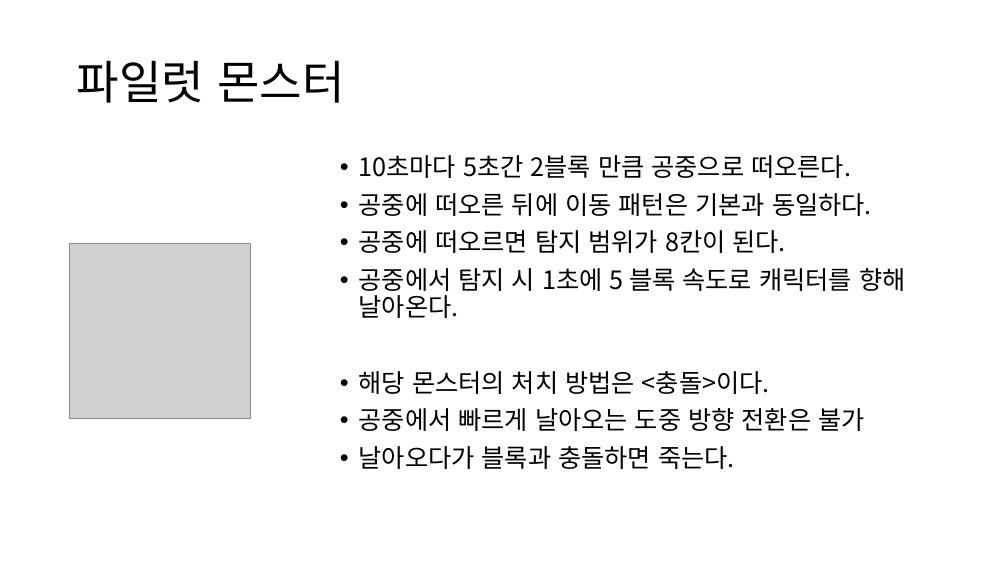
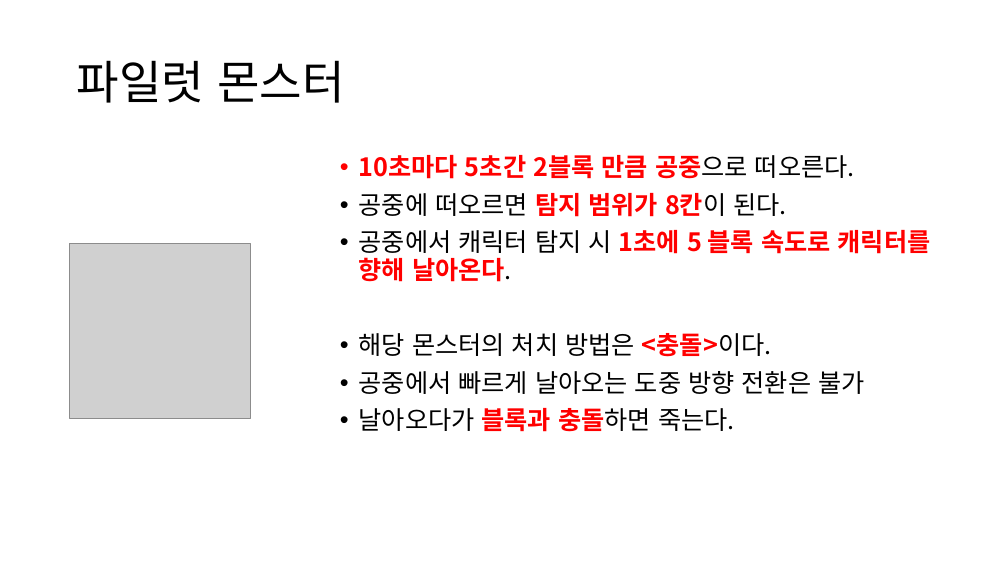
Before and after one commit to yimgunho/Witch_of_Time, a slide deck: slide 4 of 시간의 마녀_몬스터 기획.pptx. Drawn at 1008x567 pixels with LibreOffice and Linux fonts; fonts in the diff are those of the drawing; grey boxes stand for pictures. Boxes give left, top, right and bottom in pixels: in the first picture for what was removed or moved away, otherwise in the second. Text is boxed around its words. In the diff, an @@ line names an element or a change of style, - is before the commit and + after.

Commit message:
몬스터 기획 2

```diff
--- a/시간의 마녀_몬스터 기획.pptx
+++ b/시간의 마녀_몬스터 기획.pptx
@@ text at <box>359,155,855,432</box>: text colour #000000 to #FF0000, bold on in "10초마다 5초간 2블록 만큼 공중으로", "탐지 범위가 8칸이", "<충돌>이다.", "블록과 충돌하면" @@
@@ text at <box>359,193,872,216</box>: paragraph removed @@
-• 공중에 떠오른 뒤에 이동 패턴은 기본과 동일하다.
@@ text at <box>359,230,931,282</box>: text changed; text colour #000000 to #FF0000; bold on @@
-• 공중에서 탐지 시 1초에 5 블록 속도로 캐릭터를 향해 날아온다.
+• 공중에서 캐릭터 탐지 시 1초에 5 블록 속도로 캐릭터를 향해 날아온다.
```
Also in this commit, not shown: 4 other slides changed, 2 slides added.
